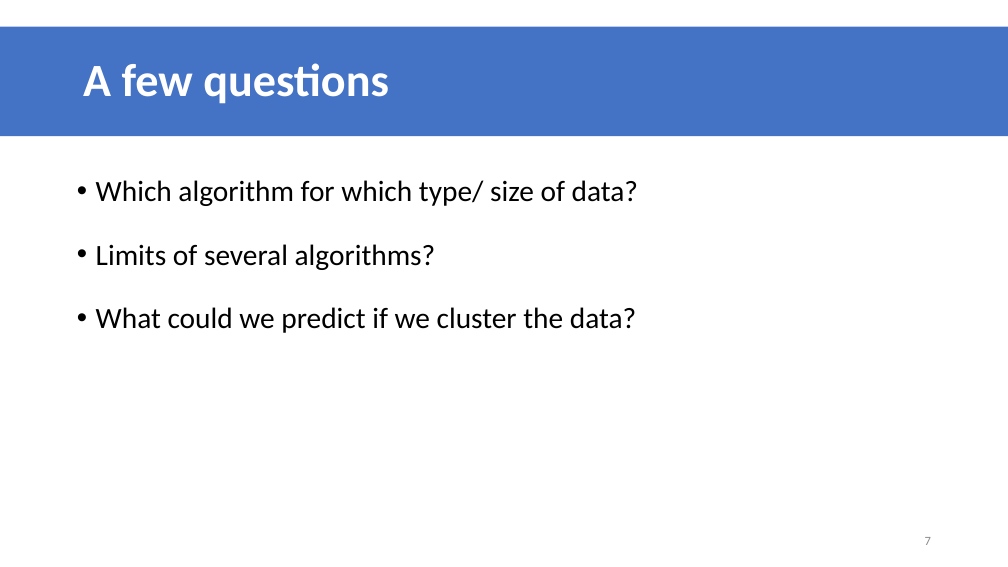
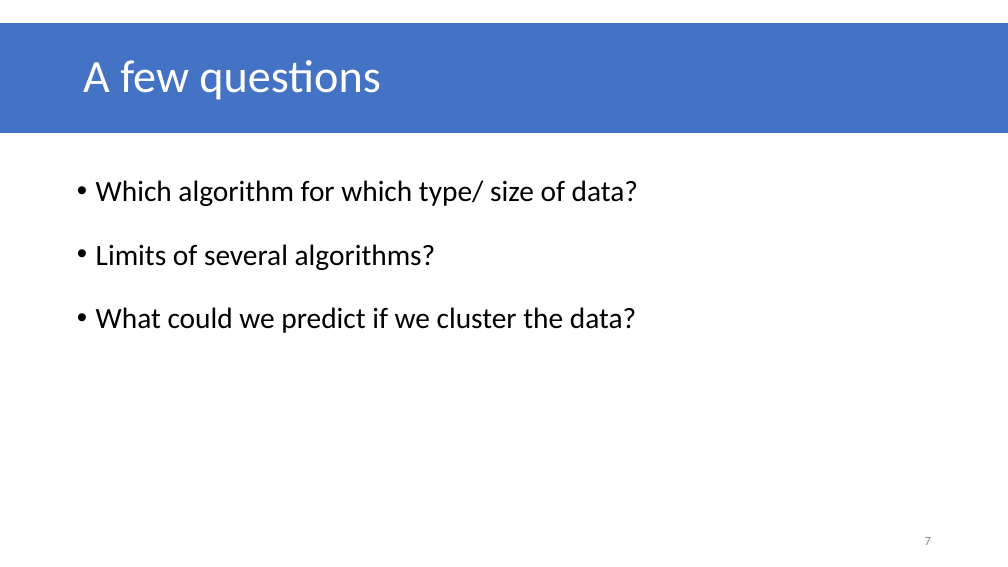
Before and after one commit to datascience-mobi/group-01-project-4-1, a slide deck: slide 7 of K-means clustering.pptx. Drawn at 1008x567 pixels with LibreOffice and Linux fonts; fonts in the diff are those of the drawing. Boxes give left, top, right and bottom in pixels: in the first picture for what was removed or moved away, otherwise in the second. Text is boxed around its words. In the diff, an @@ line names an element or a change of style, - is before the commit and + after.

```diff
--- a/K-means clustering.pptx
+++ b/K-means clustering.pptx
@@ title "A few questions" at [0, 23, 1008, 133]: bold off @@
```
Also in this commit, not shown: 6 other slides changed.
